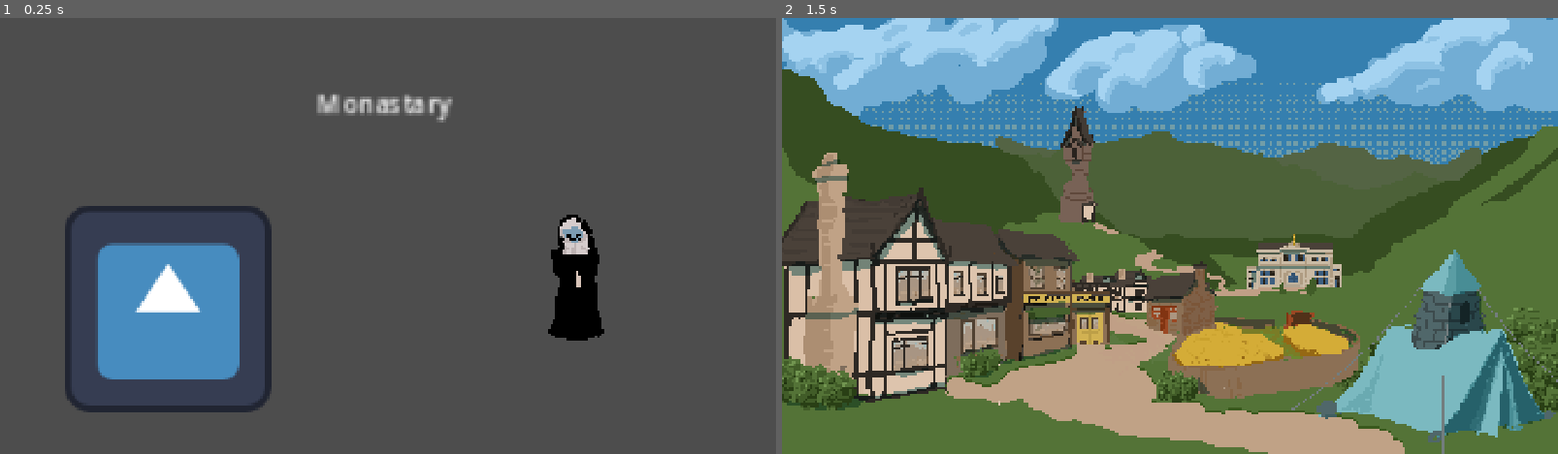
Above: before the commit, frames 1-2 (left to right).
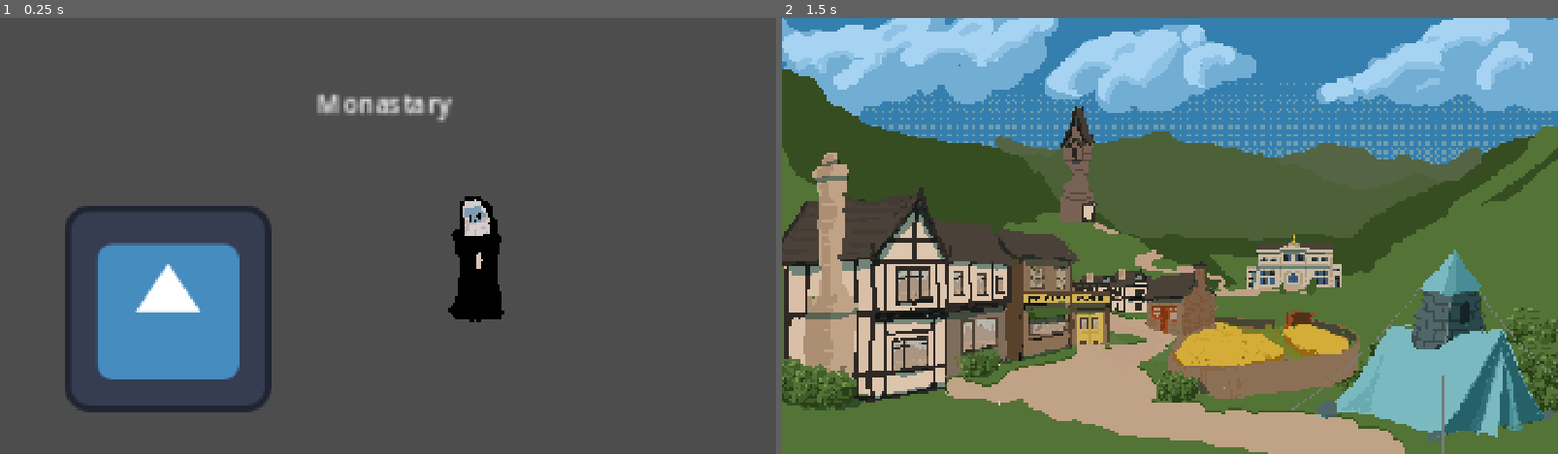
Above: after the commit, the same moments.

Repository: MichaelRRyan/GGJ-2026-Unmasked
Game: Godot game, scene res://Levels/level_monastary.tscn
Two runs of this game, one before a commit and one after it. Both use one fixed random seed, a clock stepped at 60 frames per second and the inputs below. This scene is started directly instead of the project's main scene. The engine's default icon, where the game draws it, is replaced by a stand-in: a white triangle on a blue panel in a dark square.
Inputs (mouse positions are in pixels of both pictures, inside the frame that each line leads up to):
- Up to frame 1 (0.25 s): no input
- Up to frame 2 (1.5 s): tap Enter at 0.5 s; move the mouse to (1340, 214) at 0.52 s; press the mouse at (1340, 214) at 0.53 s; tap Space at 1.25 s; move the mouse to (1014, 257) at 1.27 s; release the mouse at (1014, 257) at 1.28 s; click (1014, 257) at 1.35 s

The runs differ from the first frame. In frame 1, 3.0% of the frame differs, in the area x 57-78%, y 40-74%; in frame 2, nothing differs.

Commit message:
Improved dialogue system to persist across locations

Diff:
--- a/Features/DialogueSystem/dialogue_interface.gd
+++ b/Features/DialogueSystem/dialogue_interface.gd
@@ -1,9 +1,5 @@
 extends Control
 class_name DialogueInterface
-
-@export var dialogue_picker_node: NodePath
-
-@onready var picker: DialoguePicker = get_node(dialogue_picker_node)
 
 var ResponseOptionScene = preload("res://Features/DialogueSystem/dialogue_option.tscn")
 
@@ -11,6 +7,7 @@
 ## Sets the interface to hidden on game start.
 #-------------------------------------------------------------------------------
 func _ready():
+	DialogueController._dialogue_interface = self
 	self.hide()
 
 
@@ -52,7 +49,7 @@
 	for child in $DialogueOptions.get_children():
 		child.queue_free()
 
-	var dialogue_data : DialogueData = picker.option_selected(option_no)
+	var dialogue_data : DialogueData = DialogueController.option_selected(option_no)
 	if dialogue_data != null:
 		call_deferred("_display_dialogue", dialogue_data)
 	else:
--- a/Features/DialogueSystem/dialogue_picker.gd
+++ b/Features/DialogueSystem/dialogue_picker.gd
@@ -1,17 +1,10 @@
 extends Node
-class_name DialoguePicker
+#class_name DialoguePicker
 
 @export var dialogue_data_file: String = "res://Content/Dialogue/dialogue_data.json"
 
-# Node paths
-@export var dialogue_interface_node: NodePath
-@export var entity_state_manager_node: NodePath
-@export var game_event_manager_node: NodePath
-
 # Node references
-@onready var _dialogue_interface: DialogueInterface = get_node(dialogue_interface_node)
-@onready var entity_state_manager: EntityStateManager = get_node(entity_state_manager_node)
-@onready var game_event_manager: GameEventTracker = get_node(game_event_manager_node)
+@onready var _dialogue_interface: DialogueInterface = null
 
 ## Stores all dialogue for all NPCs.
 var _dialogue_data: Dictionary = {}  ## { "daisy": [ { "conditions": [], "text": "…" } ] }
@@ -40,12 +33,12 @@
 ## Picks a piece of dialogue matching conditions.
 func _select_dialogue(entity_tag: String) -> DialogueData:
 	_current_npc_tag = entity_tag
-	var dialogue_tag = entity_state_manager.get_next_dialogue_tag(entity_tag)
+	var dialogue_tag = EntityStateManager.get_next_dialogue_tag(entity_tag)
 	var game_tags := []
 
 	# Get the tags for the npc and world.
-	game_tags.append_array(entity_state_manager.get_tags(entity_tag))
-	game_tags.append_array(game_event_manager.get_active_tags())
+	game_tags.append_array(EntityStateManager.get_tags(entity_tag))
+	game_tags.append_array(GameEventTracker.get_active_tags())
 
 	# Selects the first dialogue with valid tags.
 	var pool : Array = _dialogue_data.get(dialogue_tag, [])
@@ -54,7 +47,7 @@
 
 		if _matches(conditions, game_tags):
 			_current_dialogue = DialogueData.new(entry)
-			entity_state_manager.set_next_dialogue_tag(_current_npc_tag, _current_dialogue.next_dialogue_tag)
+			EntityStateManager.set_next_dialogue_tag(_current_npc_tag, _current_dialogue.next_dialogue_tag)
 			return _current_dialogue
 
 	return null  ## fallback
@@ -68,7 +61,7 @@
 		var next_dialogue_tag : String = response.next_dialogue_tag
 
 		# Retrieve and set the next dialogue for this NPC based on the chosen dialogue.
-		entity_state_manager.set_next_dialogue_tag(_current_npc_tag, next_dialogue_tag)
+		EntityStateManager.set_next_dialogue_tag(_current_npc_tag, next_dialogue_tag)
 
 		# Replace this by calling the interface to display this.
 		var next_dialogue = _select_dialogue(_current_npc_tag)
--- a/Features/EntityStateManager/entity_state_manager.gd
+++ b/Features/EntityStateManager/entity_state_manager.gd
@@ -1,5 +1,4 @@
 extends Node
-class_name EntityStateManager
 
 @export var base_character_data_file: String = "res://Content/Characters/base_character_data.json"
 
--- a/Features/GameEventTracker/game_event_tracker.gd
+++ b/Features/GameEventTracker/game_event_tracker.gd
@@ -1,5 +1,4 @@
 extends Node
-class_name GameEventTracker
 
 
 #---------------------------------------------------------------------------------------------------
--- a/Features/NPC2D/npc2d.gd
+++ b/Features/NPC2D/npc2d.gd
@@ -1,11 +1,9 @@
 extends Clickable
 class_name NPC2D
-
-signal npc_clicked(npc_tag : String)
 
 
 @export var npc_tag : String = "guy"
 
 
 func _clicked():
-	npc_clicked.emit(npc_tag)
+	DialogueController.show_dialogue(npc_tag)
--- a/Levels/level_base.tscn
+++ b/Levels/level_base.tscn
@@ -1,10 +1,6 @@
 [gd_scene format=3 uid="uid://p8me13tpt1is"]
 
 [ext_resource type="PackedScene" uid="uid://bd00x3ncr240f" path="res://Features/DialogueSystem/dialogue_interface.tscn" id="1_exesn"]
-[ext_resource type="Script" uid="uid://dci6pxoc448n6" path="res://Features/DialogueSystem/dialogue_picker.gd" id="2_8kvgk"]
-[ext_resource type="Script" uid="uid://ctb34q23cvkgp" path="res://Features/GameEventTracker/game_event_tracker.gd" id="3_ycc68"]
-[ext_resource type="Script" uid="uid://c3uhw1nt66w2c" path="res://Features/EntityStateManager/entity_state_manager.gd" id="4_p71ty"]
-[ext_resource type="Script" uid="uid://bilnsk2cdssj1" path="res://Features/GameEventTracker/task_manager.gd" id="5_7n0l5"]
 
 [node name="LevelBase" type="Node2D" unique_id=391544845]
 
@@ -15,27 +11,5 @@
 
 [node name="DialogueInterface" parent="DialogueUI" unique_id=1998899371 instance=ExtResource("1_exesn")]
 visible = false
-dialogue_picker_node = NodePath("../../Systems/DialogueController")
-
-[node name="Systems" type="Node" parent="." unique_id=1105355856]
-
-[node name="DialogueController" type="Node" parent="Systems" unique_id=642726731]
-script = ExtResource("2_8kvgk")
-dialogue_interface_node = NodePath("../../DialogueUI/DialogueInterface")
-entity_state_manager_node = NodePath("../EntityStateManager")
-game_event_manager_node = NodePath("../GameEventTracker")
-metadata/_custom_type_script = "uid://dci6pxoc448n6"
-
-[node name="GameEventTracker" type="Node" parent="Systems" unique_id=468763786]
-script = ExtResource("3_ycc68")
-metadata/_custom_type_script = "uid://ctb34q23cvkgp"
-
-[node name="EntityStateManager" type="Node" parent="Systems" unique_id=58538588]
-script = ExtResource("4_p71ty")
-metadata/_custom_type_script = "uid://c3uhw1nt66w2c"
-
-[node name="TaskManager" type="Node" parent="Systems" unique_id=1475083837]
-script = ExtResource("5_7n0l5")
-metadata/_custom_type_script = "uid://bilnsk2cdssj1"
 
 [node name="Entities" type="Node2D" parent="." unique_id=721033671]
--- a/Levels/level_monastary.tscn
+++ b/Levels/level_monastary.tscn
@@ -22,6 +22,4 @@
 texture = ExtResource("3_uu0y2")
 
 [node name="Nun" parent="Entities" parent_id_path=PackedInt32Array(721033671) index="2" unique_id=2110108148 instance=ExtResource("4_uu0y2")]
-position = Vector2(111, 9)
-
-[connection signal="npc_clicked" from="Entities/Nun" to="Systems/DialogueController" method="show_dialogue"]
+position = Vector2(50, -3)
--- a/Levels/level_overworld.gd
+++ b/Levels/level_overworld.gd
@@ -4,8 +4,3 @@
 # Called when the node enters the scene tree for the first time.
 func _ready() -> void:
 	pass # Replace with function body.
-
-
-# Called every frame. 'delta' is the elapsed time since the previous frame.
-func _process(delta: float) -> void:
-	pass
--- a/project.godot
+++ b/project.godot
@@ -19,6 +19,12 @@
 config/features=PackedStringArray("4.6", "Forward Plus")
 config/icon="res://icon.svg"
 
+[autoload]
+
+DialogueController="*uid://dci6pxoc448n6"
+EntityStateManager="*uid://c3uhw1nt66w2c"
+GameEventTracker="*uid://ctb34q23cvkgp"
+
 [display]
 
 window/size/viewport_width=1920
